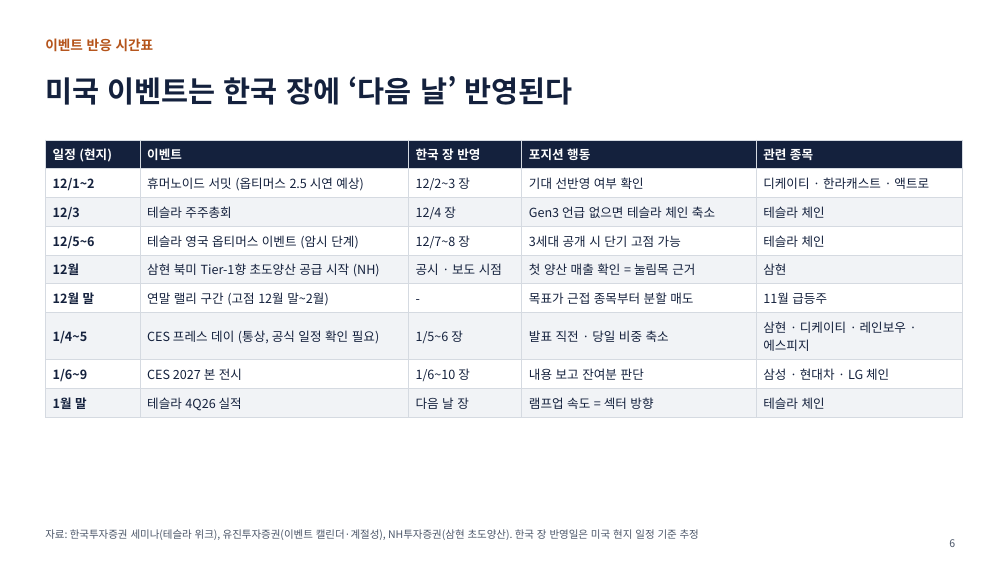
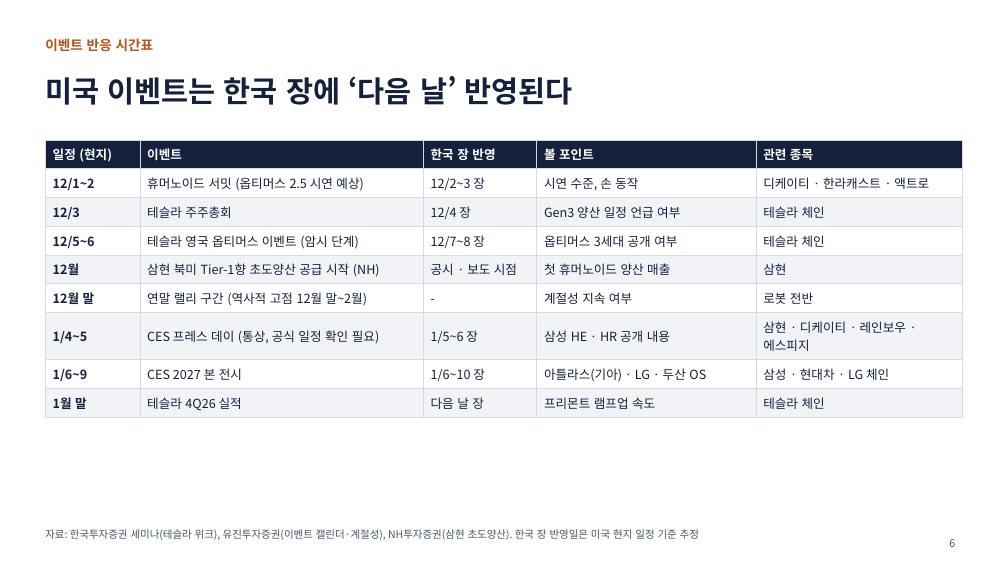
Before and after one commit to fred03094708-ctrl/-, a slide deck: slide 6 of 로봇_스터디.pptx. Drawn at 1008x567 pixels with LibreOffice and Linux fonts; fonts in the diff are those of the drawing. Boxes give left, top, right and bottom in pixels: in the first picture for what was removed or moved away, otherwise in the second. Text is boxed around its words. In the diff, an @@ line names an element or a change of style, - is before the commit and + after.

```diff
--- a/로봇_스터디.pptx
+++ b/로봇_스터디.pptx
@@ table at [45, 140, 963, 415] @@
-row 1, column 4: 포지션 행동
+row 1, column 4: 볼 포인트
-row 2, column 4: 기대 선반영 여부 확인
+row 2, column 4: 시연 수준, 손 동작
-row 3, column 4: Gen3 언급 없으면 테슬라 체인 축소
+row 3, column 4: Gen3 양산 일정 언급 여부
-row 4, column 4: 3세대 공개 시 단기 고점 가능
+row 4, column 4: 옵티머스 3세대 공개 여부
-row 5, column 4: 첫 양산 매출 확인 = 눌림목 근거
+row 5, column 4: 첫 휴머노이드 양산 매출
-row 6: 12월 말 | 연말 랠리 구간 (고점 12월 말~2월) | - | 목표가 근접 종목부터 분할 매도 | 11월 급등주
+row 6: 12월 말 | 연말 랠리 구간 (역사적 고점 12월 말~2월) | - | 계절성 지속 여부 | 로봇 전반
-row 7, column 4: 발표 직전 · 당일 비중 축소
+row 7, column 4: 삼성 HE · HR 공개 내용
-row 8, column 4: 내용 보고 잔여분 판단
+row 8, column 4: 아틀라스(기아) · LG · 두산 OS
-row 9, column 4: 램프업 속도 = 섹터 방향
+row 9, column 4: 프리몬트 램프업 속도
```
Also in this commit, not shown: 4 other slides changed, 1 slide added, 2 slides removed, 1 other file.
